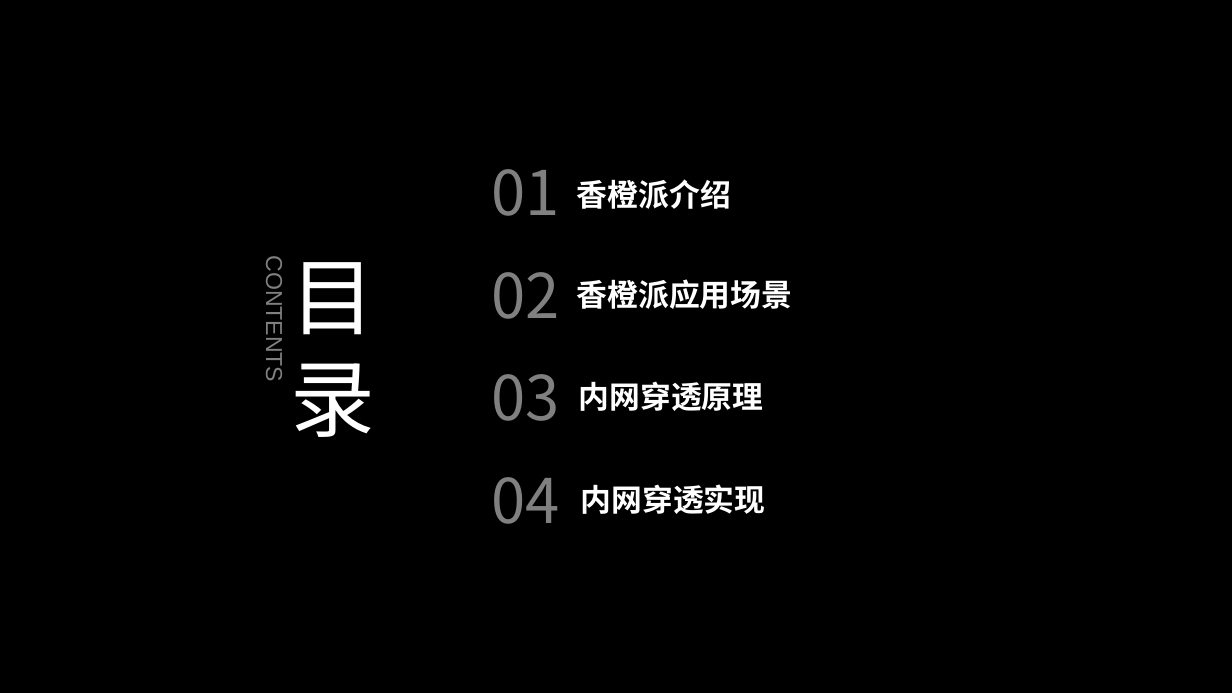
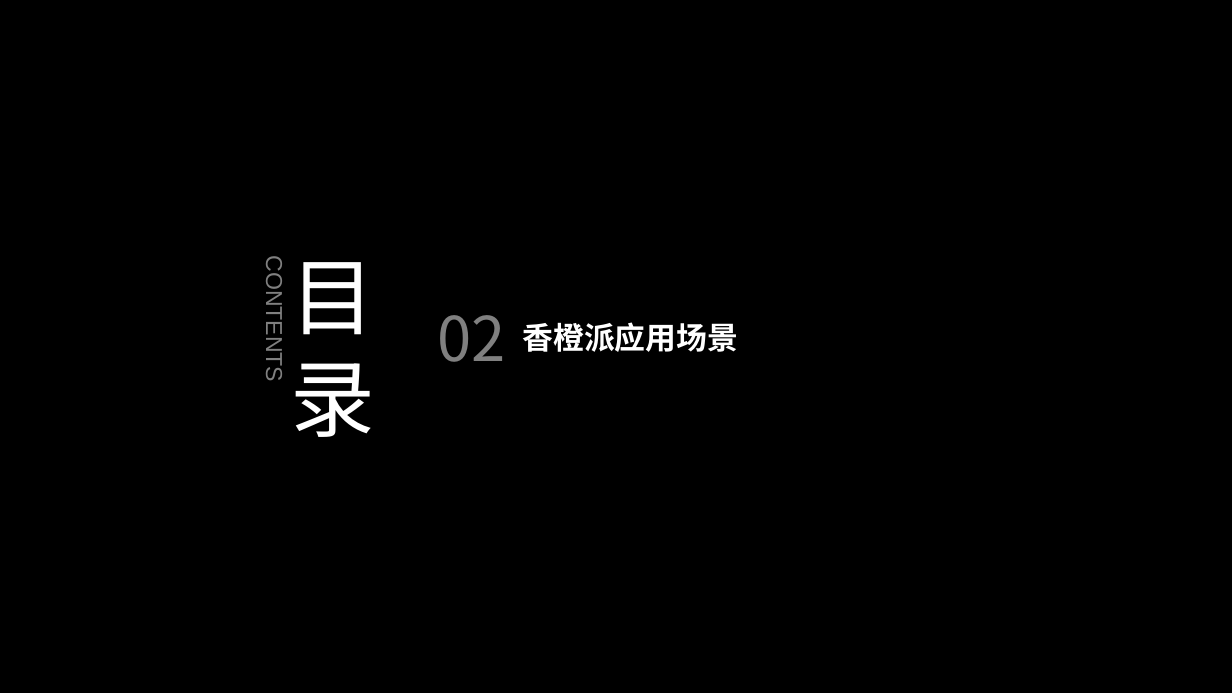
Before and after one commit to fengyuan-liang/notes, a slide deck: slide 6 of 树莓派与内网穿透.pptx (slide 7 before the commit). Drawn at 1232x693 pixels with LibreOffice and Linux fonts; fonts in the diff are those of the drawing; background and template pictures are left out. Boxes give left, top, right and bottom in pixels: in the first picture for what was removed or moved away, otherwise in the second. Text is boxed around its words. In the diff, an @@ line names an element or a change of style, - is before the commit and + after.

```diff
--- a/树莓派与内网穿透.pptx
+++ b/树莓派与内网穿透.pptx
@@ text removed at [492, 169, 560, 216] @@
-01
@@ text removed at [577, 179, 731, 209] @@
-香橙派介绍
@@ text "02": place and size @@
-text "02" at [492, 272, 560, 319]
+text "02" at [437, 315, 505, 362]
@@ text "香橙派应用场景": place and size @@
-text "香橙派应用场景" at [577, 279, 793, 309]
+text "香橙派应用场景" at [523, 322, 739, 352]
@@ text removed at [492, 374, 560, 421] @@
-03
@@ text removed at [579, 381, 764, 411] @@
-内网穿透原理
@@ text removed at [492, 477, 560, 524] @@
-04
@@ text removed at [581, 484, 766, 514] @@
-内网穿透实现
```
Also in this commit, not shown: 2 other slides changed, 2 slides added, 2 other files.
